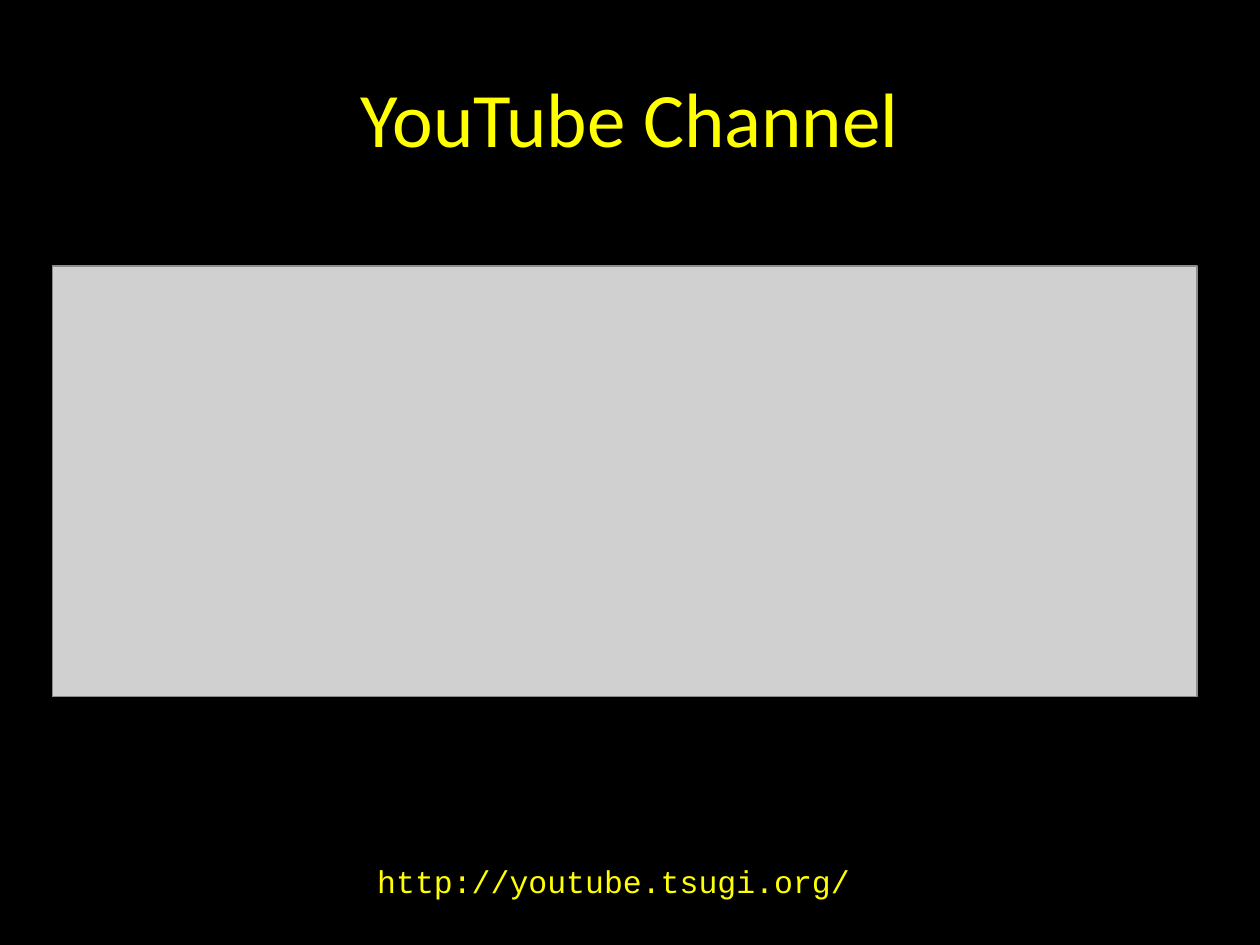
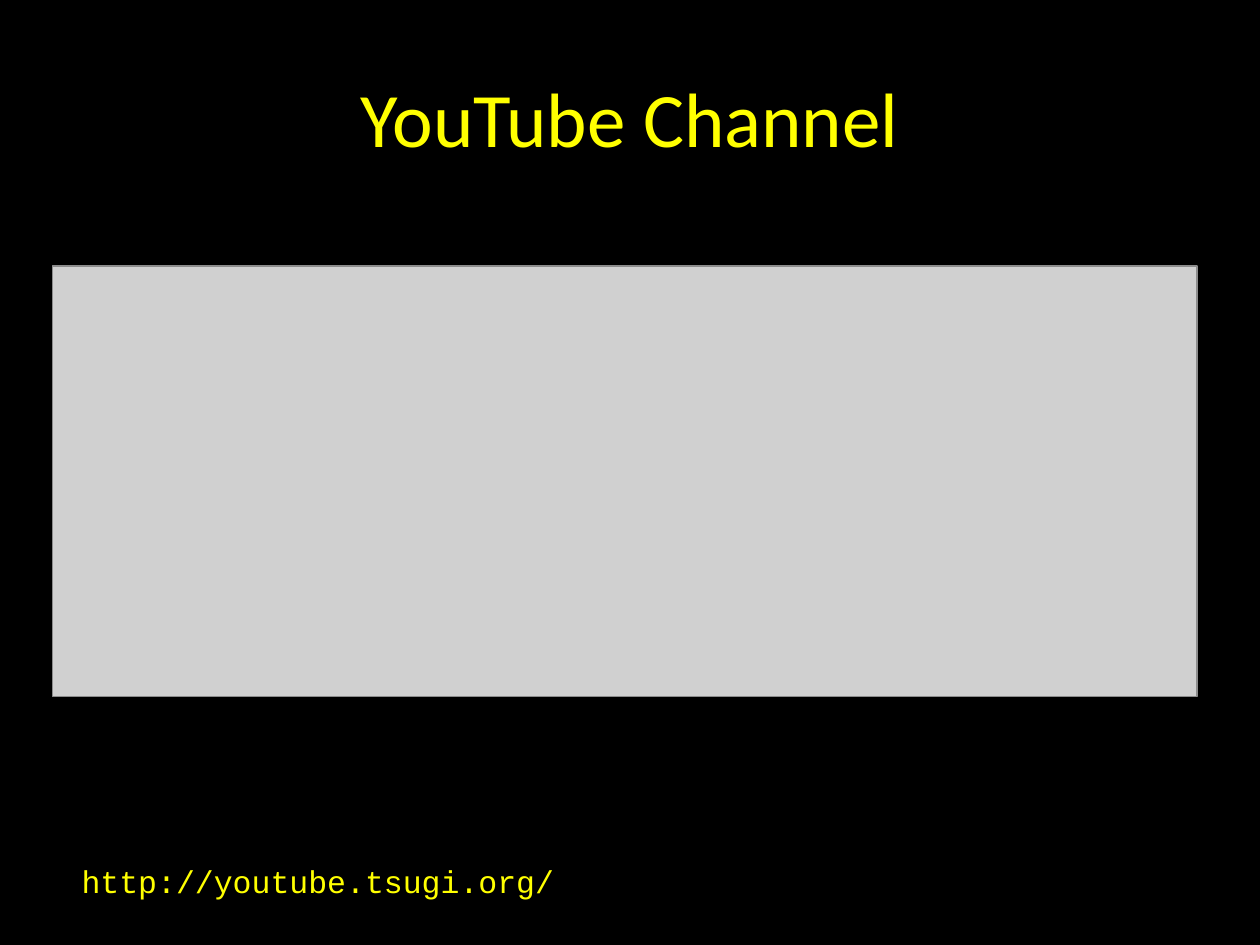
Before and after one commit to tsugiproject/tsugi, a slide deck: slide 2 of docs/lectures/02-Data-Model.pptx. Drawn at 1260x945 pixels with LibreOffice and Linux fonts; fonts in the diff are those of the drawing; grey boxes stand for pictures. Boxes give left, top, right and bottom in pixels: in the first picture for what was removed or moved away, otherwise in the second. Text is boxed around its words. In the diff, an @@ line names an element or a change of style, - is before the commit and + after.

```diff
--- a/docs/lectures/02-Data-Model.pptx
+++ b/docs/lectures/02-Data-Model.pptx
@@ text "http://youtube.tsugi.org/": place and size @@
-text "http://youtube.tsugi.org/" at [377, 870, 850, 900]
+text "http://youtube.tsugi.org/" at [82, 870, 555, 900]
```
Also in this commit, not shown: 8 other slides changed.
